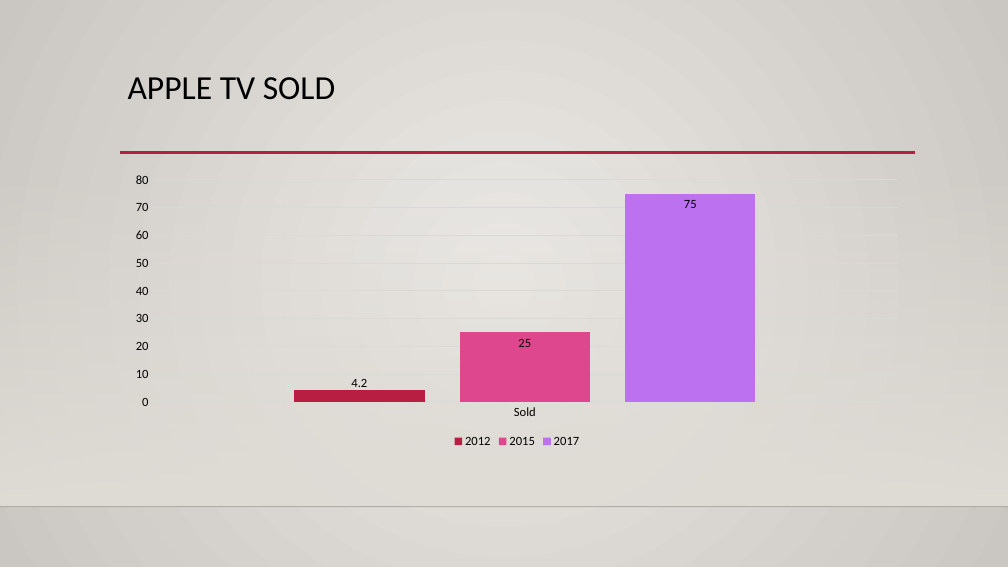
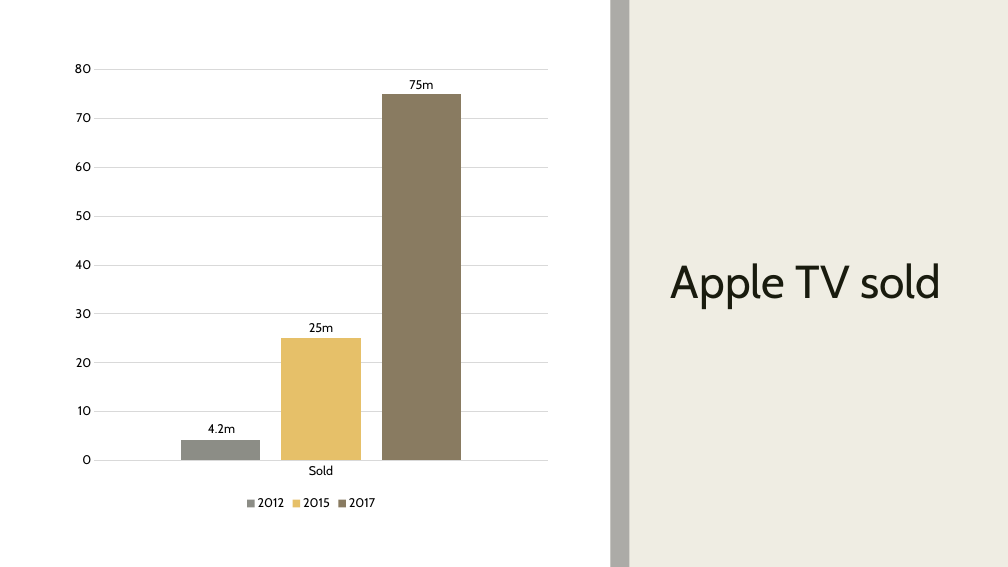
Before and after one commit to ThanhTurin/iOS-meetup-sg, a slide deck: slide 10 of Presentation.pptx. Drawn at 1008x567 pixels with LibreOffice and Linux fonts; fonts in the diff are those of the drawing; background and template pictures are left out. Boxes give left, top, right and bottom in pixels: in the first picture for what was removed or moved away, otherwise in the second. Text is boxed around its words. In the diff, an @@ line names an element or a change of style, - is before the commit and + after.

```diff
--- a/Presentation.pptx
+++ b/Presentation.pptx
@@ background gradient #ECEAE7 to #CAC7C1 to #FFFFFF @@
@@ rectangle added at (x1=0, y1=0, x2=1008, y2=567), fill #EFEDE3 @@
@@ rectangle added at (x1=0, y1=0, x2=610, y2=567), fill #FFFFFF @@
@@ rectangle added at (x1=39, y1=0, x2=58, y2=567), fill #191B0E @@
@@ rectangle added at (x1=610, y1=0, x2=629, y2=567), fill #808080 at 60% opacity @@
@@ column chart at (x1=65, y1=53, x2=558, y2=514) @@
@@ colour of 2012 #B71E42 to #8C8D86 @@
@@ data labels of 2012 changed @@
@@ colour of 2015 #DE478E to #E6C069 @@
@@ data labels of 2015 changed @@
@@ colour of 2017 #BC72F0 to #897B61 @@
@@ data labels of 2017 changed @@
@@ legend changed @@
@@ category axis changed @@
@@ value axis changed @@
@@ lettering changed @@
@@ column chart resized from (x1=120, y1=166, x2=914, y2=451) to (x1=65, y1=53, x2=558, y2=514) @@
@@ title "Apple TV sold" at (x1=671, y1=263, x2=941, y2=309): vertical alignment top to middle @@
@@ rectangle removed at (x1=0, y1=167, x2=1008, y2=507) @@
@@ line removed from (120, 153) to (915, 153) @@
@@ title at (x1=671, y1=263, x2=941, y2=309): text changed; size 32 to 44 pt; font Calibri to Cabin; text colour #000000 to #191B0E @@
-APPLE TV SOLD
+Apple TV sold
@@ line removed from (0, 507) to (1008, 507) @@
```
Also in this commit, not shown: 12 other slides changed, 18 slides added, 10 slides removed.
